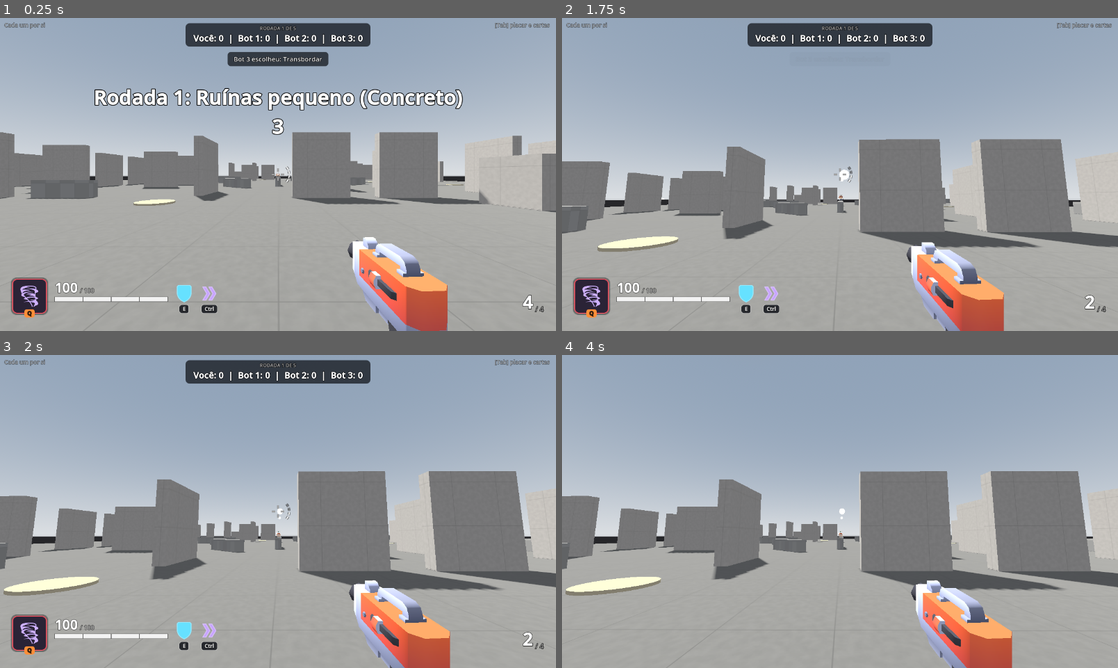
Above: before the commit, frames 1-4 (two rows, left to right).
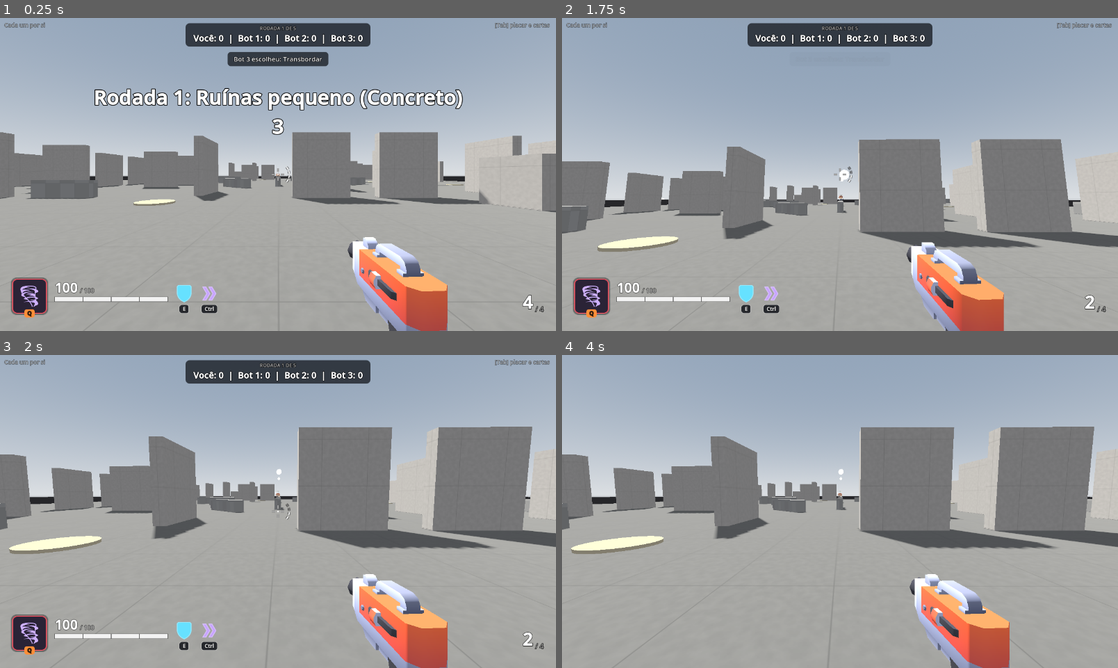
Above: after the commit, the same moments.

Repository: PedroRomeu/furor-prototipo
Game: Godot game, scene res://scenes/dev/checkup.tscn
Two runs of this game, one before a commit and one after it. Both use one fixed random seed, a clock stepped at 60 frames per second and the inputs below. This scene is started directly instead of the project's main scene.
Inputs (mouse positions are in pixels of both pictures, inside the frame that each line leads up to):
- Up to frame 1 (0.25 s): no input
- Up to frame 2 (1.75 s): tap Enter (chat) at 0.5 s; move the mouse to (962, 158) at 0.52 s; press the mouse at (962, 158) at 0.53 s; hold D (move_right) 0.53-1.25 s; tap Q (master) at 0.6 s; tap Space (jump) at 0.77 s; release the mouse at (962, 158) at 1.25 s; drag from (728, 190) to (812, 237) at 1.27 s
- Up to frame 3 (2 s): no input
- Up to frame 4 (4 s): move the mouse to (895, 442) at 2.02 s; hold D (move_right) 2.03-2.75 s; hold Enter (chat) 2.03-2.75 s; click (895, 442) at 2.3 s; tap Space (jump) at 2.75, 3.77 s; drag from (812, 574) to (673, 464) at 2.77 s; tap Enter (chat) at 3.5 s; move the mouse to (1006, 558) at 3.52 s; press the mouse at (1006, 558) at 3.53 s; hold A (move_left) from 3.53 s (still down); tap Q (master) at 3.6 s

Frames 1-2 are identical in both runs. In frame 3, 30% of the frame differs, in the area x 0-100%, y 22-100%; in frame 4, 30%.

Commit message:
Performance check-up block 3: areas and visual masters all within budget; check-up tool keeps players still, faces the arena center, measures twice and can save screenshots

Diff:
--- a/scripts/dev/checkup.gd
+++ b/scripts/dev/checkup.gd
@@ -2,7 +2,7 @@
 ## Check-up de desempenho (2026-10-08, pedido do usuário: medir cada parte do jogo de
 ## tempos em tempos e chegar a um "ok" por parte). Roda COM JANELA, nas configurações de
 ## vídeo salvas do jogador (resolução, modo, qualidade), com o VSync desligado só aqui.
-##   Godot --path . res://scenes/dev/checkup.tscn -- --bloco=1
+##   Godot --path . res://scenes/dev/checkup.tscn -- --bloco=1 [--parte=2] [--prints]
 ## Cada bloco cabe em 40 s de janela. Mede o tempo de quadro real (relógio entre quadros)
 ## com a partida pausada e a câmera parada, ligando e desligando cada parte, em rodadas
 ## alternadas (o ruído na Intel HD é de uns ±5 ms; por isso a média de várias). Imprime
@@ -31,9 +31,18 @@
 	match block:
 		1: await _block_match()
 		2: await _block_combat()
+		3: await _block_areas(_part())
 		_: _note("bloco desconhecido")
 	_save()
 	get_tree().quit()
+
+
+## "--parte=2": segunda metade do bloco (os que não cabem em 40 s).
+func _part() -> int:
+	for arg in OS.get_cmdline_user_args():
+		if arg.begins_with("--parte="):
+			return int(arg.trim_prefix("--parte="))
+	return 1
 
 
 func _process(_delta: float) -> void:
@@ -102,6 +111,24 @@
 		await get_tree().process_frame
 	Engine.time_scale = 1.0
 	await get_tree().create_timer(0.6).timeout
+	get_tree().paused = true
+	# Ninguém se mexe sozinho entre as medidas (o "você" do autoteste também é bot), e a
+	# câmera olha para o centro da arena, longe das paredes.
+	for p in game.players:
+		p.brain = null
+		p.in_move = Vector2.ZERO
+		p.in_shoot = false
+		p.in_click = false
+		p.velocity = Vector3.ZERO
+	var me = game.me
+	var to: Vector3 = -me.global_position
+	me.look_yaw = atan2(-to.x, -to.z)
+	me.rotation.y = me.look_yaw
+	me.head.rotation.x = -0.08
+	# A câmera de quem joga só se reposiciona com o jogo andando: dois quadros soltos.
+	get_tree().paused = false
+	await get_tree().process_frame
+	await get_tree().process_frame
 	get_tree().paused = true
 
 
@@ -179,17 +206,29 @@
 	_note("chamadas de desenho no último: %d" % RenderingServer.get_rendering_info(RenderingServer.RENDERING_INFO_TOTAL_DRAW_CALLS_IN_FRAME))
 
 
-## Mede a cena com o que spawn cria e sem nada (depois de apagar balas e efeitos).
-func _scene_cost(label: String, spawn: Callable) -> void:
-	get_tree().paused = false
-	spawn.call()
-	await get_tree().create_timer(0.08).timeout
-	get_tree().paused = true
-	var with := (await measure()).x
-	var drawn := RenderingServer.get_rendering_info(RenderingServer.RENDERING_INFO_TOTAL_DRAW_CALLS_IN_FRAME)
-	game._clear_bullets()
-	await _clear_effects()
-	var without := (await measure()).x
+## Mede a cena com o que spawn cria e sem nada (depois de apagar balas, áreas e efeitos;
+## cleanup desfaz o que não é apagado assim, como o visual preso a um jogador).
+func _scene_cost(label: String, spawn: Callable, cleanup := Callable()) -> void:
+	var with := 0.0
+	var without := 0.0
+	var drawn := 0
+	for r in ROUNDS:
+		get_tree().paused = false
+		spawn.call()
+		await get_tree().create_timer(0.08).timeout
+		get_tree().paused = true
+		with += (await measure()).x
+		drawn = RenderingServer.get_rendering_info(RenderingServer.RENDERING_INFO_TOTAL_DRAW_CALLS_IN_FRAME)
+		if r == 0 and "--prints" in OS.get_cmdline_user_args():
+			var file := label.to_lower().replace(" ", "_").replace("(", "").replace(")", "").replace(",", "").replace("+", "_")
+			get_tree().root.get_texture().get_image().save_png("res://_prints/checkup_%s.png" % file.left(30))
+		game._clear_bullets()
+		if cleanup.is_valid():
+			cleanup.call()
+		await _clear_effects()
+		without += (await measure()).x
+	with /= ROUNDS
+	without /= ROUNDS
 	_note("%-34s %6.1f ms com  %6.1f sem  custo %+5.1f ms  (%d chamadas)" % [label, with, without, with - without, drawn])
 
 
@@ -198,6 +237,67 @@
 	for n in game.get_children():
 		if n is Bullet.TrailBatch:
 			continue   # a malha única dos rastros fica (é reaproveitada)
-		if n is MeshInstance3D or n is Label3D or n is CPUParticles3D:
+		if n is MeshInstance3D or n is Label3D or n is CPUParticles3D or n is SkyPlatform 				or n.is_in_group("meteor_strikes"):
 			n.queue_free()
 	await get_tree().process_frame
+
+
+# ---------------------------------------------------------------- áreas e mestras
+
+## Bloco 3: áreas das cartas e mestras com visual próprio, os 3 bots postos na frente da
+## câmera (donos das áreas), no teto de cada uma quando há teto.
+func _block_areas(part: int) -> void:
+	await _start_match(0)
+	var me = game.me
+	var cam: Camera3D = me.camera
+	var fwd := -cam.global_transform.basis.z
+	fwd.y = 0.0
+	fwd = fwd.normalized()
+	var right := fwd.cross(Vector3.UP)
+	var ground: Vector3 = me.global_position
+	var bots: Array = game.players.filter(func(p): return p != me)
+	for i in bots.size():
+		bots[i].global_position = ground + fwd * 9.0 + right * (i - 1) * 4.0
+		bots[i].velocity = Vector3.ZERO
+	var at := func(i: int, dist := 9.0) -> Vector3:
+		return ground + fwd * dist + right * (i - 1) * 4.0 + Vector3.UP * 0.2
+	var area := func(k: int, r: float, per_bot: int) -> void:
+		for i in bots.size():
+			for j in per_bot:
+				AreaField._spawn(bots[i], k, at.call(i) + right * j * 0.8, r, 10.0, 0.0)
+	if part == 1:
+		await _areas_part(area)
+	else:
+		await _masters_part(at, bots)
+	_note("chamadas de desenho no último: %d" % RenderingServer.get_rendering_info(RenderingServer.RENDERING_INFO_TOTAL_DRAW_CALLS_IN_FRAME))
+
+
+func _areas_part(area: Callable) -> void:
+	await _scene_cost("Serra x3 (raio 3,5)", func(): area.call(AreaField.Kind.SAW, 3.5, 1))
+	await _scene_cost("Chamas x3 (raio 5)", func(): area.call(AreaField.Kind.FLAMES, 5.0, 1))
+	await _scene_cost("Mina x3", func(): area.call(AreaField.Kind.MINE, 4.0, 1))
+	await _scene_cost("Nuvem Tóxica x18 (6 por dono)", func(): area.call(AreaField.Kind.CLOUD, 3.25, 6))
+	await _scene_cost("Buraco Negro x12 (4 por dono)", func(): area.call(AreaField.Kind.HOLE, 5.0, 4))
+	await _scene_cost("Serra+Chamas+Mina x3 (Escudo Duplo)", func():
+		for k in [AreaField.Kind.SAW, AreaField.Kind.FLAMES, AreaField.Kind.MINE]:
+			area.call(k, 4.0, 2))
+
+
+func _masters_part(at: Callable, bots: Array) -> void:
+	await _scene_cost("plataformas x9", func():
+		for i in 9:
+			SkyPlatform.spawn(game, at.call(i % 3, 7.0 + (i / 3) * 3.0) + Vector3.UP * (1.5 + i * 0.4), bots[i % 3].color))
+	await _scene_cost("Chuva de Meteoros x3 marcas", func():
+		for i in 3:
+			MeteorStrike.spawn(game, at.call(i), bots[i], 40.0))
+	await _scene_cost("Canhão Arcano (raio)", func(): bots[1]._beam_visual(2), func(): bots[1]._beam_visual(0))
+	await _scene_cost("Foguete montado x3", func():
+		for b in bots:
+			b._ride_visual(true), func():
+		for b in bots:
+			b._ride_visual(false))
+	await _scene_cost("Prisão de Gelo x3", func():
+		for b in bots:
+			b._ice_visual(true), func():
+		for b in bots:
+			b._ice_visual(false))
